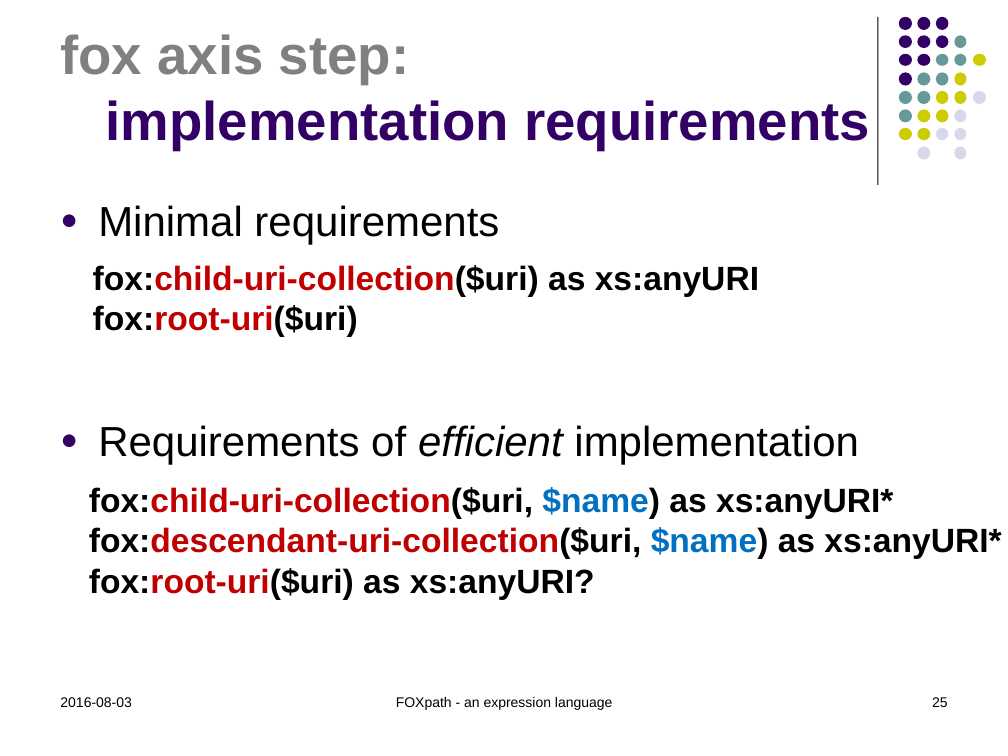
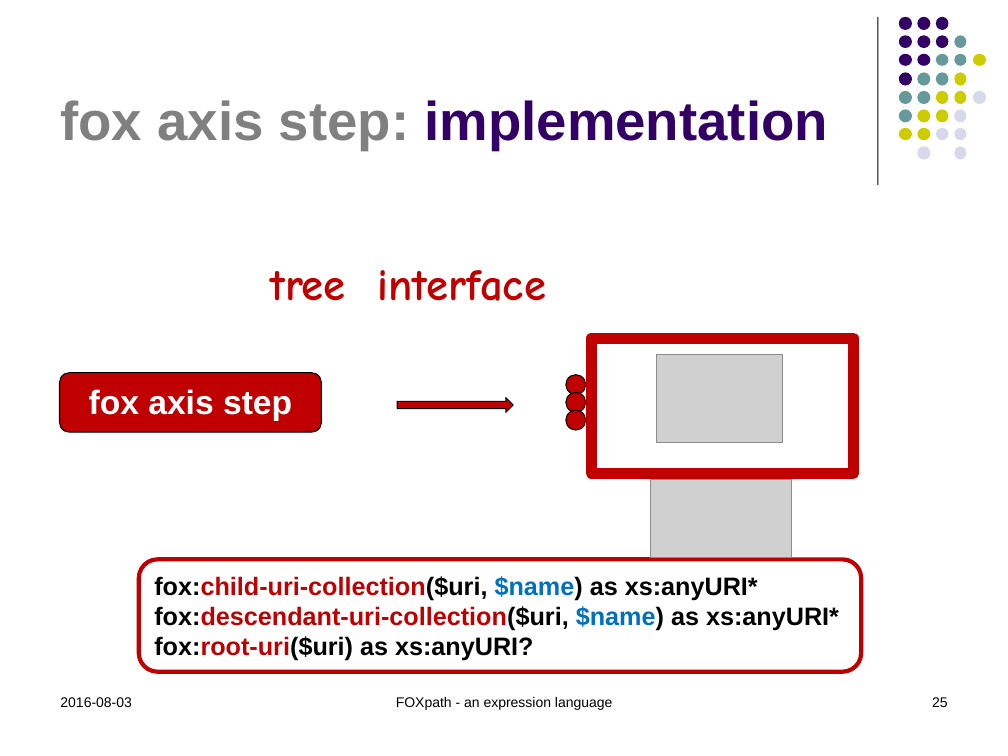
Before and after one commit to hrennau/foxpath, a slide deck: slide 25 of doc/foxpath.pptx. Drawn at 1008x756 pixels with LibreOffice and Linux fonts; fonts in the diff are those of the drawing; grey boxes stand for pictures. Boxes give left, top, right and bottom in pixels: in the first picture for what was removed or moved away, otherwise in the second. Text is boxed around its words. In the diff, an @@ line names an element or a change of style, - is before the commit and + after.

```diff
--- a/doc/foxpath.pptx
+++ b/doc/foxpath.pptx
@@ title at (60,100,828,150): text changed @@
-fox axis step:
-implementation requirements
+fox axis step: implementation
@@ text removed at (98,205,859,464) @@
-● Minimal requirements
-● Requirements of efficient implementation
@@ text removed at (93,265,759,337) @@
-fox:child-uri-collection($uri) as xs:anyURI
-fox:root-uri($uri)
@@ rectangle added at (260,251,678,306), fill #FFFFFF, outline #FFFFFF 0.75 pt, 32 pt, text #C00000, bold @@
+tree interface
@@ rectangle added at (592,339,854,474), fill #FFFFFF, outline #C00000 8 pt @@
@@ picture added at (656,354,782,443) @@
@@ rounded rectangle added at (59,373,322,432), fill #C00000, outline #000000 0.75 pt, 24 pt, text #FFFFFF, bold @@
+fox axis step
@@ ellipse added at (565,375,586,395), fill #C00000, outline #000000 0.75 pt @@
@@ right arrow added at (397,398,513,413), fill #C00000, outline #000000 0.75 pt @@
@@ ellipse added at (565,392,586,412), fill #C00000, outline #000000 0.75 pt @@
@@ ellipse added at (565,410,586,430), fill #C00000, outline #000000 0.75 pt @@
@@ picture added at (651,479,791,557) @@
@@ rounded rectangle "fox:child-uri-collection($uri, $name) as xs:anyURI*": place and size @@
-rounded rectangle "fox:child-uri-collection($uri, $name) as xs:anyURI*" at (89,487,1001,600)
+rounded rectangle "fox:child-uri-collection($uri, $name) as xs:anyURI*" at (139,559,862,671)
@@ rounded rectangle "fox:child-uri-collection($uri, $name) as xs:anyURI*" at (139,559,862,671): size 24 to 18 pt; fill none to #FFFFFF; outline none to #C00000 3 pt @@
```
Also in this commit, not shown: 6 other slides changed, 2 slides added, 1 slide removed, 2 other files.
